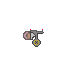
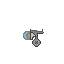
Layered file, before and after one edit (64 x 64). Changes by layer:
showed "Gun 0", painted on it over [23, 31, 30, 40]
hid "Gun 7" over [23, 31, 30, 40]
